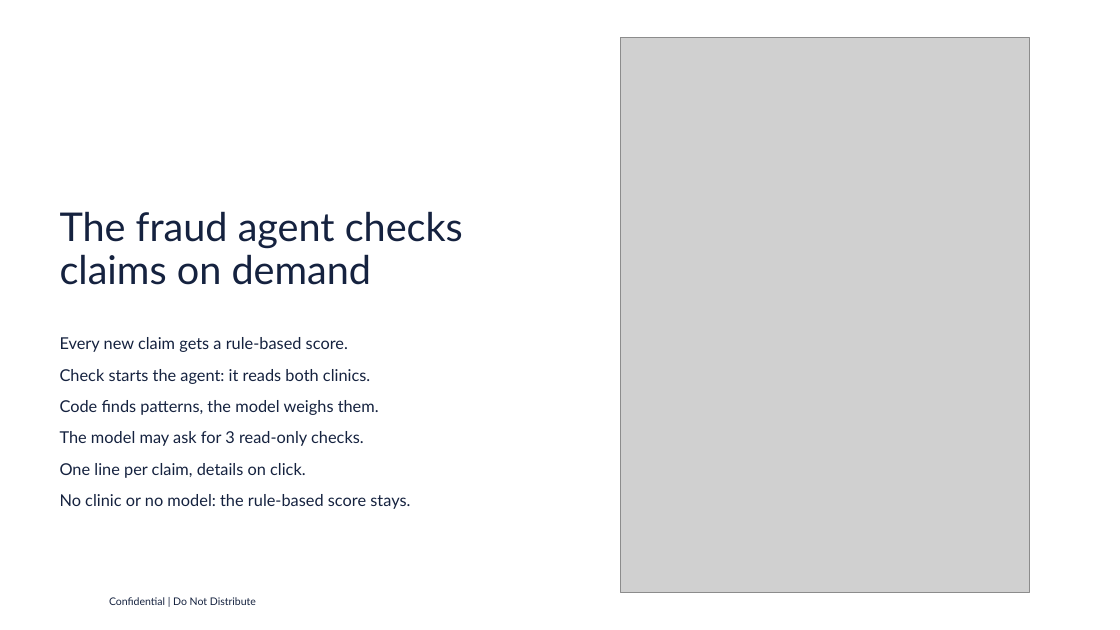
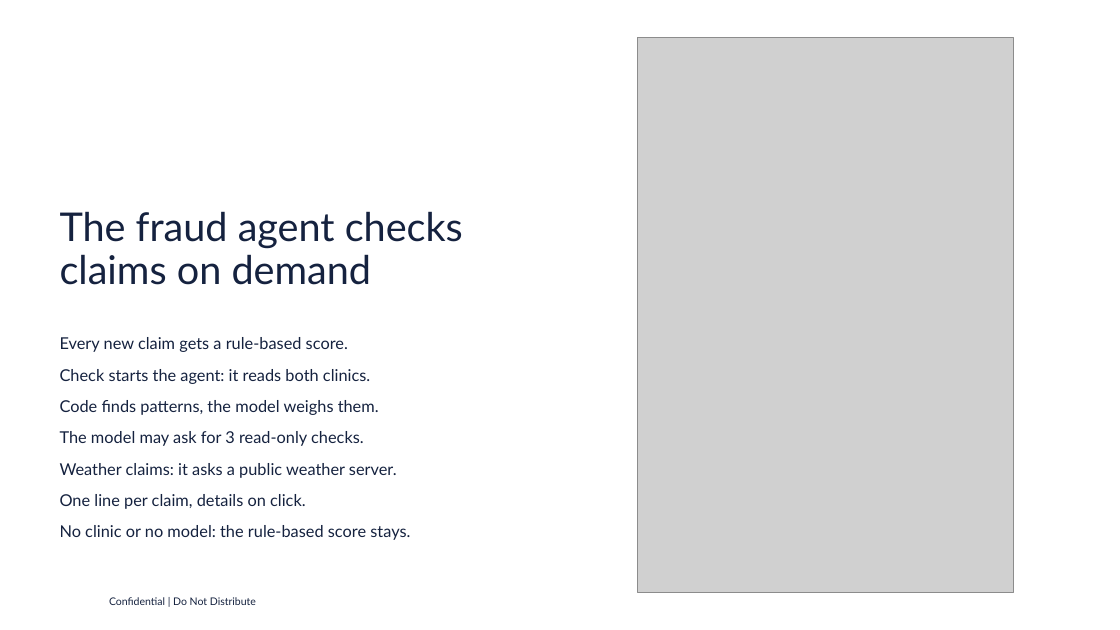
Before and after one commit to HanSolo/duckinsurance, a slide deck: slide 8 of Duck_agents_Azul.pptx. Drawn at 1120x630 pixels with LibreOffice and Linux fonts; fonts in the diff are those of the drawing; grey boxes stand for pictures; background and template pictures are left out. Boxes give left, top, right and bottom in pixels: in the first picture for what was removed or moved away, otherwise in the second. Text is boxed around its words. In the diff, an @@ line names an element or a change of style, - is before the commit and + after.

Commit message:
Added a weather check to the fraud agent
So the Fraud agent now also checks against weather conditions with a public mcp server that has historic data. So the Insurance app also acts as mcp client. Therefor new data has been seeded to have a test case

```diff
--- a/Duck_agents_Azul.pptx
+++ b/Duck_agents_Azul.pptx
@@ picture: place and size @@
-picture at (621,38,1030,592)
+picture at (638,38,1014,592)
@@ text at (60,463,397,478): paragraph added @@
+Weather claims: it asks a public weather server.
```
Also in this commit, not shown: 3 other slides changed, 1 slide added, 20 other files.
